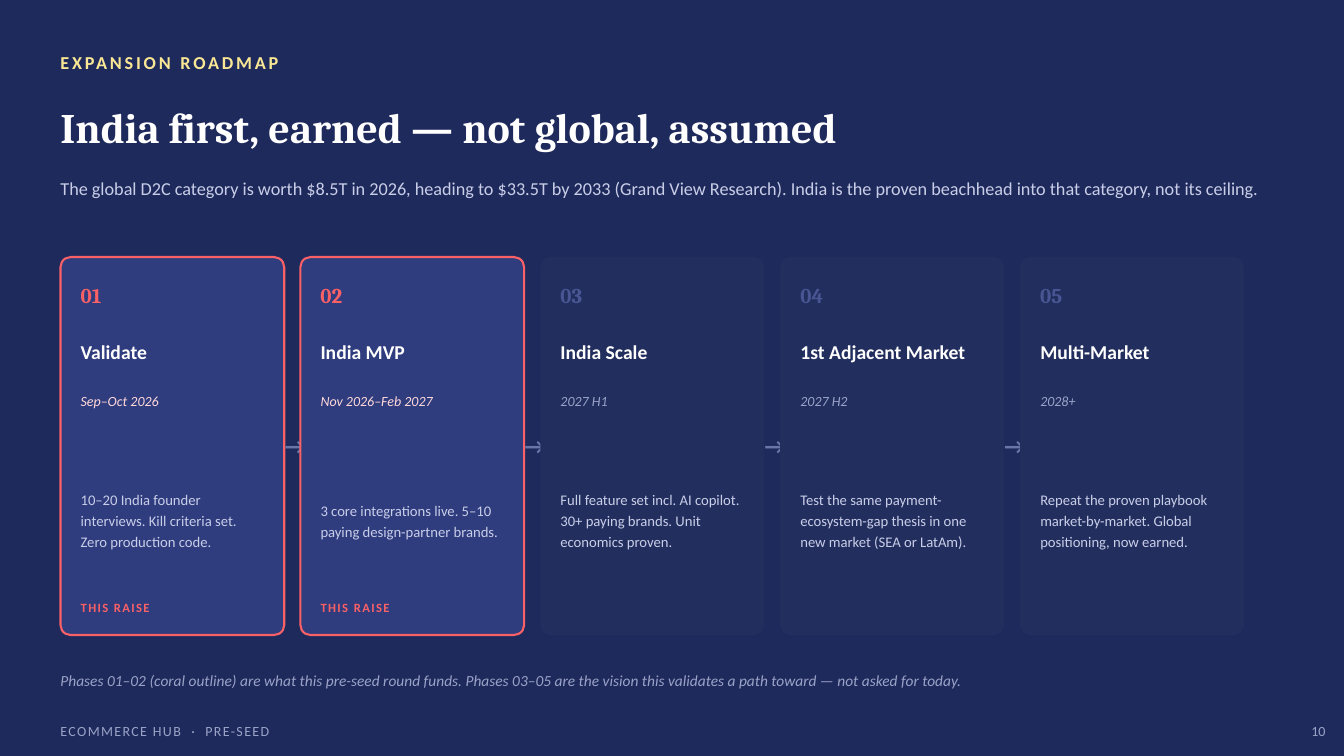
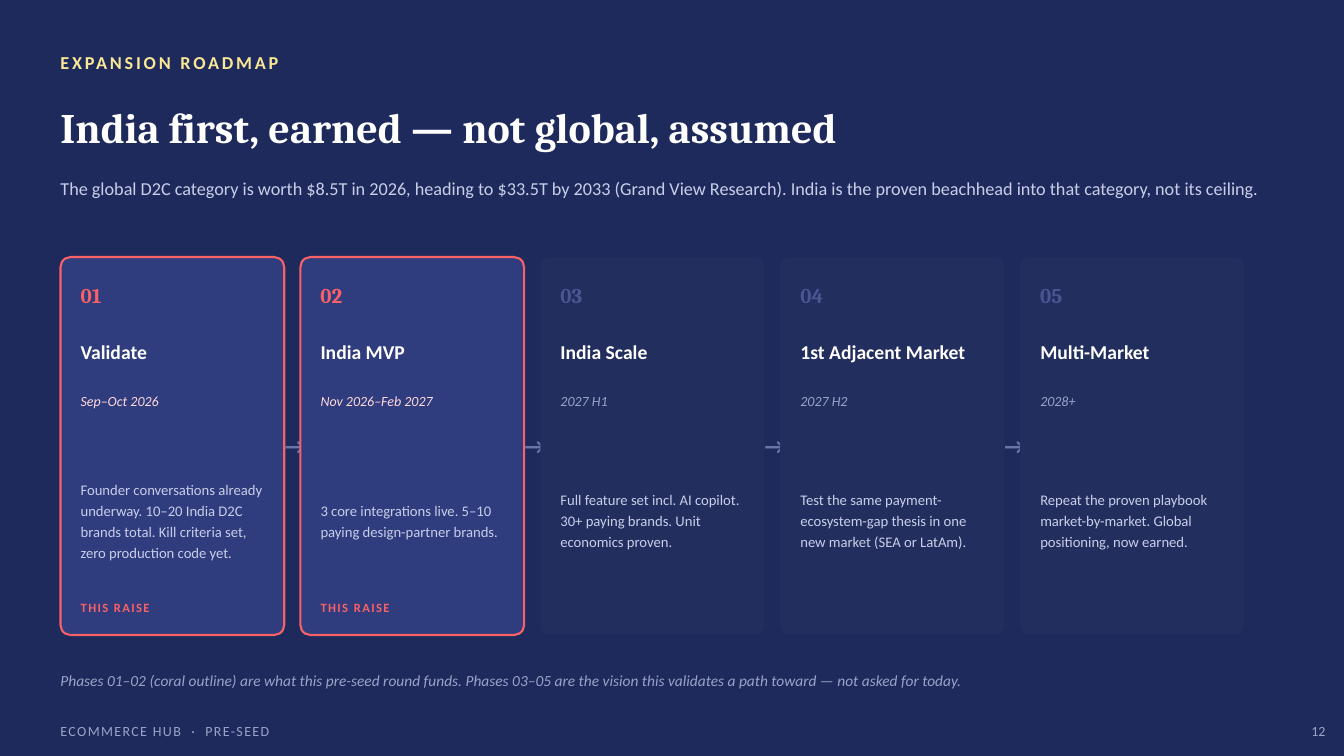
Before and after one commit to rupaparapriyam/priyam-ka-patora, a slide deck: slide 12 of A priyam ka patora/Startup Ideas/03 - Ecommerce Hub/Ecommerce_Hub_PreSeed_Deck.pptx (slide 10 before the commit). Drawn at 1344x756 pixels with LibreOffice and Linux fonts; fonts in the diff are those of the drawing. Boxes give left, top, right and bottom in pixels: in the first picture for what was removed or moved away, otherwise in the second. Text is boxed around its words. In the diff, an @@ line names an element or a change of style, - is before the commit and + after.

```diff
--- a/A priyam ka patora/Startup Ideas/03 - Ecommerce Hub/Ecommerce_Hub_PreSeed_Deck.pptx
+++ b/A priyam ka patora/Startup Ideas/03 - Ecommerce Hub/Ecommerce_Hub_PreSeed_Deck.pptx
@@ text at (x1=81, y1=485, x2=262, y2=561): text changed @@
-10–20 India founder interviews. Kill criteria set. Zero production code.
+Founder conversations already underway. 10–20 India D2C brands total. Kill criteria set, zero production code yet.
@@ text at (x1=1311, y1=727, x2=1325, y2=736): text changed @@
-10
+12
```
Also in this commit, not shown: 9 other slides changed, 2 slides added, 2 other files.
